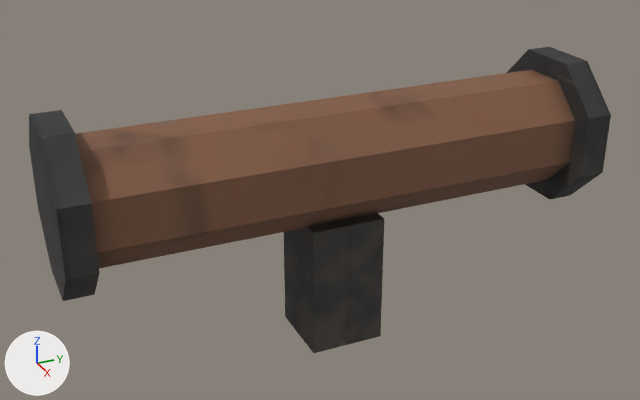
An edit to the glTF model arte/modelos/logistica/canos/cano_reto/cano_reto.glb, drawn before and after from the same camera.
Before and after are seen from a 50 mm lens placed at (1.337, -0.627, 0.944), pointed at (-0.019, -0.017, 0.266). Arrows for +X, +Y and +Z are at lower left; the lights stay in place. The older version comes first. Vertices at exactly the same position are counted once.

The scene before the commit, as lines of its bpy script (objects in view):
```python
me_cano_reto_corpo = bpy.data.meshes.new('cano_reto_corpo')
me_cano_reto_corpo.from_pydata(...)  # 56 vertices, 84 faces; spans x -0.139..0.139, y -0.5..0.5, z 0.0..0.489
me_cano_reto_corpo.materials.append(mat_cano_reto_tex)  # picture img_cano_reto_tex
ob_cano_reto = bpy.data.objects.new('cano_reto', me_cano_reto_corpo)
ob_cano_reto.location = (0.0, 0.0, 0.0)
```
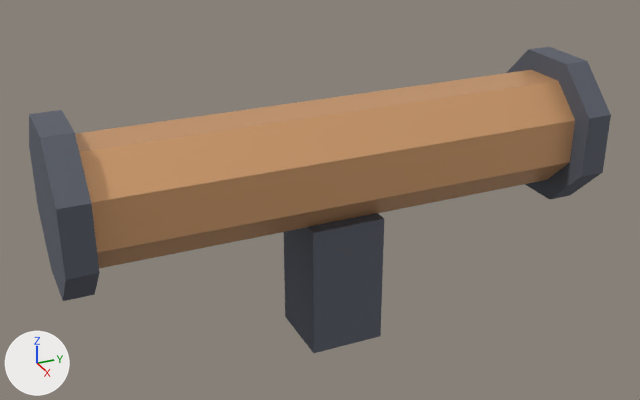
What differs and where, as boxes (x1, y1, x2, y2) in the pictures (640 x 400 px):
'cano_reto', recoloured, surface changed (lighter)
    both: (29, 47, 611, 353)
part 1 of me_cano_reto_corpo, recoloured (lighter)
    both: (29, 110, 100, 301)
part 2 of me_cano_reto_corpo, recoloured (lighter)
    both: (507, 47, 611, 199)
part 3 of me_cano_reto_corpo, recoloured
    both: (284, 213, 384, 353)
part 4 of me_cano_reto_corpo, recoloured (brown to beige)
    both: (75, 81, 574, 268)
part 5 of me_cano_reto_corpo, recoloured (lighter)
    both: (76, 70, 575, 253)
part 6 of me_cano_reto_corpo, surface changed (lighter)
    both: (29, 47, 611, 353)

The change, as a list of edits to the scene's bpy script:
```text
Add mat_p_escuro:
    mat_p_escuro = principled_material('P_Escuro')
    mat_p_escuro.base_color = (0.1, 0.11, 0.14)  # dark grey #595d69
    mat_p_escuro.roughness = 0.7
Add mat_p_cobre:
    mat_p_cobre = principled_material('P_Cobre')
    mat_p_cobre.base_color = (0.78, 0.42, 0.2)  # beige #e5ad7c
    mat_p_cobre.metallic = 0.5
    mat_p_cobre.roughness = 0.4
Change me_cano_reto_corpo:
    where me_cano_reto_corpo.from_pydata(...)  # 56 vertices, 84 faces; spans x -0.139..0.139, y -0.5..0.5, z 0.0..0.489
    used by ob_cano_reto; location = (0.0, 0.0, 0.0)
    me_cano_reto_corpo part 1: all 28 faces centred in x -0.139..0.139, y -0.5..-0.45, z 0.211..0.489 switch from mat_cano_reto_tex (picture img_cano_reto_tex) to mat_p_escuro (dark grey #595d69)
    me_cano_reto_corpo part 2: all 28 faces centred in x -0.139..0.139, y 0.45..0.5, z 0.211..0.489 switch from mat_cano_reto_tex (picture img_cano_reto_tex) to mat_p_escuro (dark grey #595d69)
    me_cano_reto_corpo part 3: all 12 faces centred in x -0.07..0.07, y -0.07..0.07, z 0.0..0.25 switch from mat_cano_reto_tex (picture img_cano_reto_tex) to mat_p_escuro (dark grey #595d69)
    me_cano_reto_corpo part 4: all 8 faces centred in x -0.102..0.102, y -0.15, z 0.248..0.452 switch from mat_cano_reto_tex (picture img_cano_reto_tex) to mat_p_cobre (beige #e5ad7c)
    me_cano_reto_corpo part 5: all 8 faces centred in x -0.102..0.102, y 0.15, z 0.248..0.452 switch from mat_cano_reto_tex (picture img_cano_reto_tex) to mat_p_cobre (beige #e5ad7c)
    me_cano_reto_corpo part 6: texture (UV) coordinates of 84 of 84 faces, centred in x -0.139..0.139, y -0.5..0.5, z 0.0..0.489, changed; they spanned u 0.0..1.0, v 0.0..1.0 and now span u 0.0..0.0, v 0.0..0.0
```
